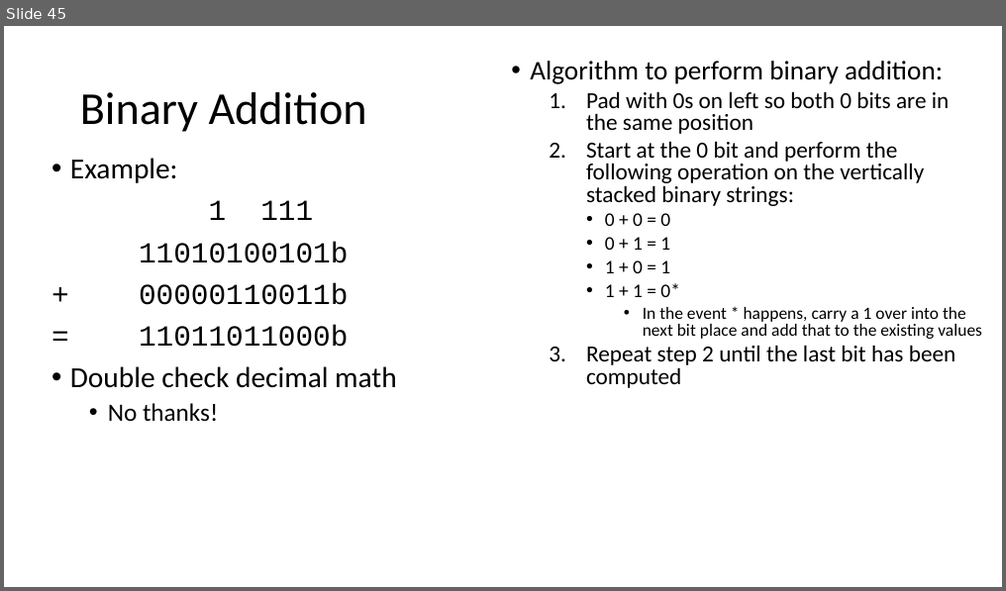
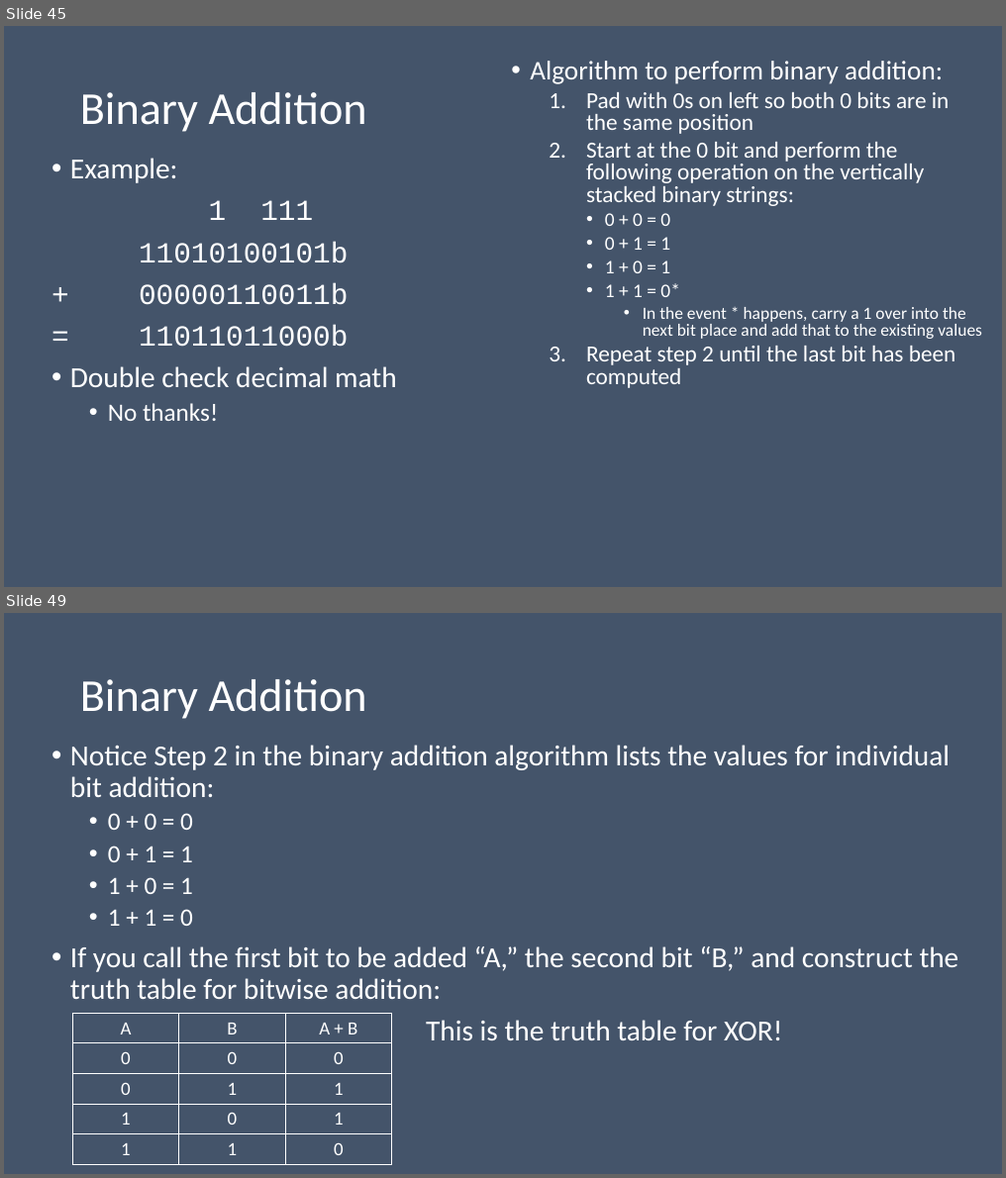
Before and after one commit to MrJoshGross/Course-Curricular-Material, a slide deck: wip/Lecture 4 - Binary Addition and Subtraction.pptx. Shown one above the other, each under a label of ours: slide 45 before the commit, slides 45 and 49 after it; the slides between them are not shown. The pictures are 1006x591 and 1006x1178 pixels, drawn with LibreOffice and Linux fonts; fonts in the diff are those of the drawing. Boxes give left, top, right and bottom in pixels: in the first picture for what was removed or moved away, otherwise in the second. Text is boxed around its words. In the diff, an @@ line names an element or a change of style, - is before the commit and + after.

Commit message:
Update Lecture 4 - Binary Addition and Subtraction.pptx
finished subtraction slides and added addition and subtraction problems

```diff
--- a/wip/Lecture 4 - Binary Addition and Subtraction.pptx
+++ b/wip/Lecture 4 - Binary Addition and Subtraction.pptx
@@ slide 49 added at [4,613,1002,1174], background #44546A @@
@@ title added at [80,679,367,719], 44 pt, text #FFFFFF @@
+Binary Addition
@@ text added at [70,745,959,1041], 28 pt, text #FFFFFF @@
+• Notice Step 2 in the binary addition algorithm lists the values for individual bit addition:
+  • 0 + 0 = 0
+  • 0 + 1 = 1
+  • 1 + 0 = 1
+  • 1 + 1 = 0
+• If you call the first bit to be added “A,” the second bit “B,” and construct the truth table for bitwise addition:
+This is the truth table for XOR!
@@ table added at [73,1014,392,1165], 5 rows, 3 columns @@
+A | B | A + B
+0 | 0 | 0
+0 | 1 | 1
+1 | 0 | 1
+1 | 1 | 0
@@ slide 45 changed as well @@
@@ background #FFFFFF to #44546A @@
@@ text colour #000000 to #FFFFFF in 3 elements at [80,92,367,132], [530,61,982,388], [70,158,397,421] @@
```
Also in this commit, not shown: 45 other slides changed, 22 other slides added.
